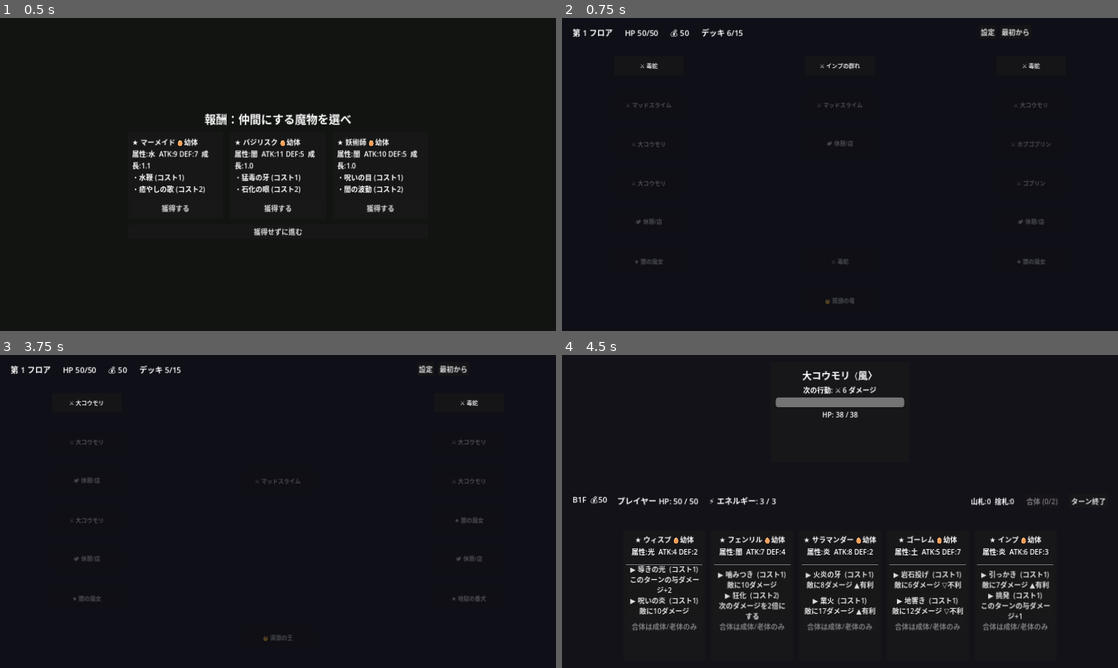
Above: before the commit, frames 1-4 (two rows, left to right).
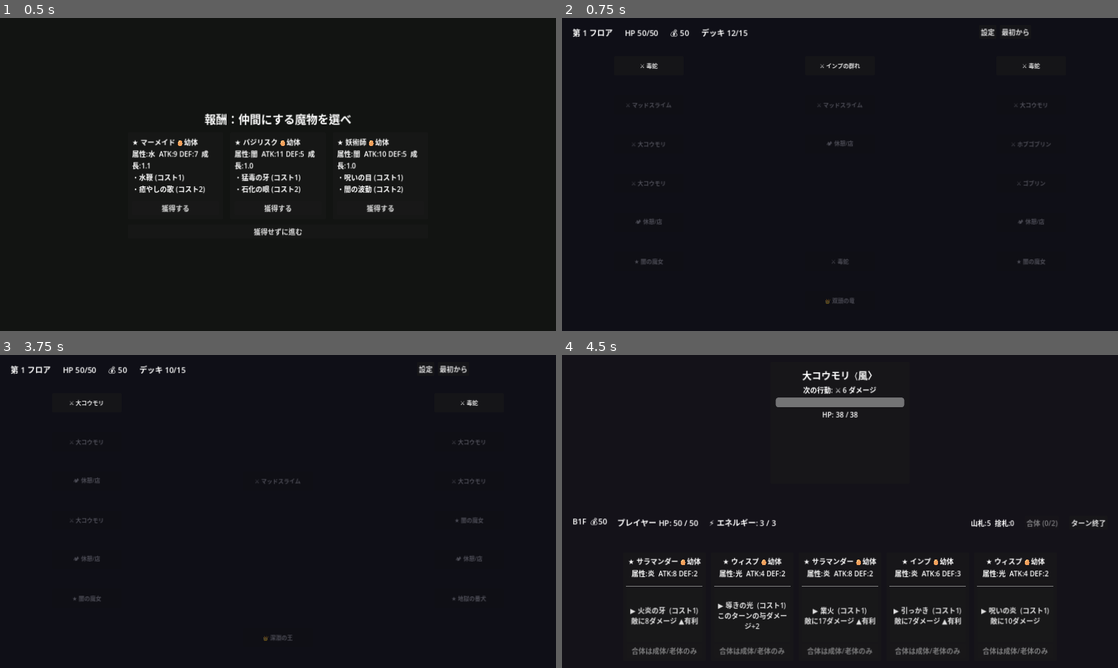
Above: after the commit, the same moments.

Repository: bakery48/mortal-pact
Game: Godot game, scene res://scenes/ui/reward.tscn
Two runs of this game, one before a commit and one after it. Both use one fixed random seed, a clock stepped at 60 frames per second and the inputs below. This scene is started directly instead of the project's main scene.
Inputs:
- Up to frame 1 (0.5 s): no input
- Up to frame 2 (0.75 s): click "獲得する" at 0.5 s
- Up to frame 3 (3.75 s): click "設定" at 1.25 s; click "フルスクリーン" at 2 s; click "戻る" at 2.75 s; click "最初から" at 3.5 s
- Up to frame 4 (4.5 s): click "⚔ 大コウモリ" at 4.25 s

Frame 1 is identical in both runs. In frame 2, less than 0.1% of the frame differs, in the area x 29-34%, y 3-6%; in frame 3, less than 0.1%; in frame 4, 9.4%, in the area x 2-98%, y 44-96%.

Commit message:
戦闘をスキルカード制に作り替え
- デッキを「スキルカード」単位に変更（SkillCard: monster+command）
  1モンスター=所持スキル数ぶんのカードとして山札に展開
- 手札5枚はどのモンスターのどのスキルを引くか運次第
- 使用は該当スキルカード1枚のみ捨札へ。EXP/成長/ATK/DEF/属性はモンスター単位で共有
- 消滅でそのモンスターの全スキルカードを除外＋Run.deckからも除去
- 合体はモンスター単位で選択（同モンスターの複数カードは同一視）、子孫のスキルカードを手札に追加
- カードUIを単一スキル表示＋毎フレーム実値更新（成長が即反映）
- デッキ上限をスキルカード枚数(15)で管理、reward/shop/map/title/resultの表示を更新
- on_battle_won は HP のみ受け取りに変更（デッキは戦闘中に直接更新）

https://claude.ai/code/session_01SGpNd8xjjtE9S1hYpNHnwi

Diff:
--- a/scenes/battle/battle_manager.gd
+++ b/scenes/battle/battle_manager.gd
@@ -39,8 +39,8 @@
 var _end_turn_button: Button
 var _fuse_button: Button
 
-## 合体候補として選択中のカード（最大2枚）。
-var _fusion_selection: Array[CardUI] = []
+## 合体候補として選択中のモンスター（最大2体）。
+var _fusion_selection: Array[MonsterData] = []
 
 func _ready() -> void:
 	# ランから直接バトルを起動した場合のフォールバック（単体テスト用）。
@@ -181,58 +181,68 @@
 	double_next = false
 	player_block = 0
 
-	# 手札を HAND_SIZE まで補充。
+	# 手札を HAND_SIZE まで補充（どのモンスターのどのスキルかは運次第）。
 	for i in range(HAND_SIZE):
-		var monster := deck.draw_card()
-		if monster == null:
+		var sc := deck.draw_card()
+		if sc == null:
 			break
-		_add_card_to_hand(monster)
+		_add_card_to_hand(sc)
 
 	# 敵の次の行動は敵ターン終了時に予告済み（plan_next）。
 	_refresh()
 
-func _add_card_to_hand(monster: MonsterData) -> void:
+func _add_card_to_hand(sc: SkillCard) -> void:
 	var card := CardScene.instantiate() as CardUI
-	card.data = monster
+	card.monster = sc.monster
+	card.command = sc.command
+	card.source = sc
 	card.enemy_element = enemy.element # 相性表示のため敵の属性を渡す
 	_hand_container.add_child(card)
 	card.command_selected.connect(_on_command_selected)
 	card.fusion_toggled.connect(_on_fusion_toggled)
 
-func _on_command_selected(card: CardUI, cmd: CommandData) -> void:
+func _on_command_selected(card: CardUI) -> void:
 	if battle_over:
 		return
-	var cost := card.data.effective_cost(cmd)
+	var monster := card.monster
+	var cmd := card.command
+	var cost := monster.effective_cost(cmd)
 	if energy < cost:
 		return
 
 	energy -= cost
-	_apply_command(card.data, cmd)
+	_apply_command(monster, cmd)
 	Audio.play_se("attack" if cmd.effect == CommandData.Effect.DAMAGE else "select")
 
-	# 使用するたびに EXP（=成長速度分）を蓄積し、ライフサイクルを進める。
-	var monster_name := card.data.monster_name
-	var grew := card.data.gain_exp(card.data.growth_speed)
-	if grew and not card.data.is_dead():
+	# 使用するたびに、そのモンスターが EXP（=成長速度分）を得て成長する。
+	var grew := monster.gain_exp(monster.growth_speed)
+	if grew and not monster.is_dead():
 		Audio.play_se("grow")
-		_flash_message("%s は %s に成長した！" % [monster_name, card.data.stage_label()])
-
-	# 合体候補に選ばれていたカードなら選択を解除しておく。
-	_deselect_fusion(card)
-
-	if card.data.is_dead():
-		# 消滅：デッキから完全に除外し、捨札にも戻さない。
-		deck.remove_card(card.data)
-		_flash_message("%s は老いて消滅した…" % monster_name)
-	else:
-		# 通常使用：捨札へ送る。
-		deck.discard_card(card.data)
+		_flash_message("%s は %s に成長した！" % [monster.monster_name, monster.stage_label()])
+
+	# 使ったスキルカードは捨札へ。
+	deck.discard_card(card.source)
 	card.queue_free()
+
+	# 消滅したら、そのモンスターのスキルカードを全て除外する。
+	if monster.is_dead():
+		_kill_monster(monster)
 
 	if enemy.is_dead():
 		_win()
 		return
 	_refresh()
+
+## モンスターを消滅させ、デッキ・手札からスキルカードを一掃する。
+func _kill_monster(monster: MonsterData) -> void:
+	deck.remove_monster(monster)
+	Run.deck.erase(monster)
+	_fusion_selection.erase(monster)
+	for child in _hand_container.get_children():
+		if child is CardUI and (child as CardUI).monster == monster:
+			child.queue_free()
+	_flash_message("%s は老いて消滅した…" % monster.monster_name)
+	_update_fuse_button()
 
 func _apply_command(card_data: MonsterData, cmd: CommandData) -> void:
 	var p := card_data.effective_power(cmd)
@@ -329,21 +339,23 @@
 func _on_fusion_toggled(card: CardUI) -> void:
 	if battle_over:
 		return
-	if card in _fusion_selection:
-		_deselect_fusion(card)
+	var m := card.monster
+	if not m.can_fuse():
+		return
+	if m in _fusion_selection:
+		_fusion_selection.erase(m)
 	elif _fusion_selection.size() < 2:
-		_fusion_selection.append(card)
-		card.set_fusion_selected(true)
-	else:
-		# すでに2枚選択済み。トグルを元に戻す。
-		card.set_fusion_selected(false)
+		_fusion_selection.append(m)
+	# すでに2体選択済みで別モンスターなら無視（下で見た目を戻す）。
+	_update_fusion_visuals()
 	_update_fuse_button()
 
-func _deselect_fusion(card: CardUI) -> void:
-	if card in _fusion_selection:
-		_fusion_selection.erase(card)
-		card.set_fusion_selected(false)
-		_update_fuse_button()
+## 各カードの選択ハイライトを、選択中モンスター集合に合わせて更新する。
+func _update_fusion_visuals() -> void:
+	for child in _hand_container.get_children():
+		if child is CardUI:
+			var c := child as CardUI
+			c.set_fusion_selected(c.monster in _fusion_selection)
 
 func _update_fuse_button() -> void:
 	if _fuse_button == null:
@@ -357,10 +369,10 @@
 	_open_fusion_dialog(_fusion_selection[0], _fusion_selection[1])
 
 ## 継承スキルを選ぶモーダルを開く。
-func _open_fusion_dialog(card_a: CardUI, card_b: CardUI) -> void:
-	var element := MonsterFactory.choose_child_element(card_a.data, card_b.data)
-	var max_inherit := MonsterFactory.max_inheritable(card_a.data, card_b.data)
-	var pool := MonsterFactory.inheritable_pool(card_a.data, card_b.data)
+func _open_fusion_dialog(mon_a: MonsterData, mon_b: MonsterData) -> void:
+	var element := MonsterFactory.choose_child_element(mon_a, mon_b)
+	var max_inherit := MonsterFactory.max_inheritable(mon_a, mon_b)
+	var pool := MonsterFactory.inheritable_pool(mon_a, mon_b)
 	var innate := MonsterFactory.element_innate_kit(element)
 	var chosen: Array[CommandData] = []
 
@@ -394,7 +406,7 @@
 	vbox.add_child(title)
 
 	var elem_label := Label.new()
-	elem_label.text = "子孫の属性: %s ／ 固有スキル3つ＋継承 最大%d" % [String(MonsterData.ELEMENT_LABEL[element]), max_inherit]
+	elem_label.text = "子孫の属性: %s ／ 固有スキル2つ＋継承 最大%d" % [String(MonsterData.ELEMENT_LABEL[element]), max_inherit]
 	elem_label.modulate = Color(0.8, 0.85, 0.95)
 	vbox.add_child(elem_label)
 
@@ -420,7 +432,7 @@
 		vbox.add_child(btn)
 	if pool.is_empty():
 		var none_label := Label.new()
-		none_label.text = "継承できるスキルがありません（固有3つで誕生）"
+		none_label.text = "継承できるスキルがありません（固有2つで誕生）"
 		none_label.modulate = Color(0.7, 0.7, 0.7)
 		vbox.add_child(none_label)
 
@@ -438,15 +450,15 @@
 
 	var confirm := Button.new()
 	confirm.text = "合体する"
-	confirm.pressed.connect(_on_fusion_confirm.bind(card_a, card_b, element, chosen, overlay))
+	confirm.pressed.connect(_on_fusion_confirm.bind(mon_a, mon_b, element, chosen, overlay))
 	buttons.add_child(confirm)
 
 	count_label.text = "継承 0 / %d" % max_inherit
 
-func _on_fusion_confirm(card_a: CardUI, card_b: CardUI, element: int, chosen: Array, overlay: Control) -> void:
-	var child := MonsterFactory.make_child(card_a.data, card_b.data, element, chosen)
+func _on_fusion_confirm(mon_a: MonsterData, mon_b: MonsterData, element: int, chosen: Array, overlay: Control) -> void:
+	var child := MonsterFactory.make_child(mon_a, mon_b, element, chosen)
 	overlay.queue_free()
-	_commit_fusion(card_a, card_b, child)
+	_commit_fusion(mon_a, mon_b, child)
 
 func _on_inherit_toggled(pressed: bool, cmd: CommandData, btn: Button, chosen: Array, max_inherit: int, count_label: Label) -> void:
 	if pressed:
@@ -459,19 +471,27 @@
 	count_label.text = "継承 %d / %d" % [chosen.size(), max_inherit]
 
 ## 合体を確定し、両親を消滅させ子孫を手札に加える。
-func _commit_fusion(card_a: CardUI, card_b: CardUI, child: MonsterData) -> void:
-	deck.remove_card(card_a.data)
-	deck.remove_card(card_b.data)
-	card_a.queue_free()
-	card_b.queue_free()
+func _commit_fusion(mon_a: MonsterData, mon_b: MonsterData, child: MonsterData) -> void:
+	# 両親のスキルカードをデッキ・手札から除去。
+	deck.remove_monster(mon_a)
+	deck.remove_monster(mon_b)
+	Run.deck.erase(mon_a)
+	Run.deck.erase(mon_b)
+	for node in _hand_container.get_children():
+		if node is CardUI and (node as CardUI).monster in [mon_a, mon_b]:
+			node.queue_free()
 	_fusion_selection.clear()
 
-	deck.hand.append(child)
-	_add_card_to_hand(child)
+	# 子孫をデッキに加え、そのスキルカードを手札に出す。
+	Run.deck.append(child)
+	for sc in deck.add_monster_to_hand(child):
+		_add_card_to_hand(sc)
 
 	Audio.play_se("fuse")
 	_flash_message("合体！ %s（%s %s）が誕生した" % [child.monster_name, child.rarity_label(), child.element_label()])
+	_update_fusion_visuals()
 	_update_fuse_button()
+	_refresh()
 	_refresh()
 
 # --- 表示更新・終了処理 -----------------------------------------------------
@@ -513,9 +533,9 @@
 	_message_label.add_theme_color_override("font_color", Color(0.6, 1.0, 0.6))
 	_end_battle_input()
 	Audio.play_se("win")
-	# 生き残ったデッキとHPをランへ書き戻し、報酬画面へ。
+	# HPをランへ書き戻し、報酬画面へ（デッキ＝モンスターは戦闘中に直接更新済み）。
 	await get_tree().create_timer(1.0).timeout
-	Run.on_battle_won(deck.surviving_cards(), player_hp)
+	Run.on_battle_won(player_hp)
 
 func _lose() -> void:
 	battle_over = true
--- a/scenes/battle/card.gd
+++ b/scenes/battle/card.gd
@@ -1,25 +1,31 @@
 class_name CardUI
 extends PanelContainer
 
-## 手札に並ぶ魔物カード1枚のUI。
-## battle_manager が data をセットしてから add_child することで _ready で描画する。
-## 表示は data の現在の成長段階に応じた実効値（effective_*）を反映する。
+## 手札に並ぶ1枚の「スキルカード」のUI。所属モンスター＋1スキルを表示する。
+## 同じモンスターの別スキルは別カードとして並ぶ。
+## battle_manager が monster / command をセットしてから add_child する。
 
-signal command_selected(card: CardUI, command: CommandData)
-## 合体候補としての選択トグル（成体のみ選択可能）。
+signal command_selected(card: CardUI)
+## 合体候補としての選択トグル（成体・老体のみ）。
 signal fusion_toggled(card: CardUI)
 
-var data: MonsterData
-## このバトルの敵の属性（相性表示用）。battle_manager がセットする。
+var monster: MonsterData
+var command: CommandData
+## 山札側の対応エントリ（捨札へ送る際に使う）。
+var source: SkillCard
+## このバトルの敵の属性（相性表示用）。
 var enemy_element: int = MonsterData.Element.NONE
 
-var _command_buttons: Array[Button] = []
+var _title: Label
+var _stats: Label
+var _exp_bar: ProgressBar
+var _cmd_button: Button
 var _select_button: Button
 var _selected := false
 
 func _ready() -> void:
-	custom_minimum_size = Vector2(190, 300)
-	if data != null:
+	custom_minimum_size = Vector2(190, 250)
+	if monster != null and command != null:
 		_build()
 
 func _build() -> void:
@@ -34,54 +40,54 @@
 	vbox.add_theme_constant_override("separation", 4)
 	margin.add_child(vbox)
 
-	var title := Label.new()
-	title.text = "%s %s %s" % [data.rarity_label(), data.monster_name, data.stage_label()]
-	title.horizontal_alignment = HORIZONTAL_ALIGNMENT_CENTER
-	title.autowrap_mode = TextServer.AUTOWRAP_WORD_SMART
-	vbox.add_child(title)
+	_title = Label.new()
+	_title.horizontal_alignment = HORIZONTAL_ALIGNMENT_CENTER
+	_title.autowrap_mode = TextServer.AUTOWRAP_WORD_SMART
+	vbox.add_child(_title)
 
-	var stats := Label.new()
-	stats.text = "属性:%s  ATK:%d DEF:%d" % [data.element_label(), data.effective_attack(), data.effective_defense()]
-	stats.horizontal_alignment = HORIZONTAL_ALIGNMENT_CENTER
-	vbox.add_child(stats)
+	_stats = Label.new()
+	_stats.horizontal_alignment = HORIZONTAL_ALIGNMENT_CENTER
+	vbox.add_child(_stats)
 
-	# EXP バー（次の段階までの進捗）
-	var exp_bar := ProgressBar.new()
-	exp_bar.max_value = 1.0
-	exp_bar.value = data.exp_progress()
-	exp_bar.show_percentage = false
-	exp_bar.custom_minimum_size = Vector2(0, 8)
-	vbox.add_child(exp_bar)
+	_exp_bar = ProgressBar.new()
+	_exp_bar.max_value = 1.0
+	_exp_bar.show_percentage = false
+	_exp_bar.custom_minimum_size = Vector2(0, 8)
+	vbox.add_child(_exp_bar)
 
 	vbox.add_child(HSeparator.new())
 
-	for cmd in data.commands:
-		var btn := Button.new()
-		var cost := data.effective_cost(cmd)
-		btn.text = "▶ %s  (コスト%d)\n%s" % [cmd.command_name, cost, _command_text(cmd)]
-		btn.autowrap_mode = TextServer.AUTOWRAP_WORD_SMART
-		btn.set_meta("cost", cost)
-		btn.pressed.connect(func() -> void: command_selected.emit(self, cmd))
-		vbox.add_child(btn)
-		_command_buttons.append(btn)
+	_cmd_button = Button.new()
+	_cmd_button.autowrap_mode = TextServer.AUTOWRAP_WORD_SMART
+	_cmd_button.size_flags_vertical = Control.SIZE_EXPAND_FILL
+	_cmd_button.pressed.connect(func() -> void: command_selected.emit(self))
+	vbox.add_child(_cmd_button)
 
-	# 合体候補の選択ボタン（成体のみ有効）
 	_select_button = Button.new()
 	_select_button.toggle_mode = true
-	if data.can_fuse():
-		_select_button.text = "合体候補にする"
+	_select_button.pressed.connect(func() -> void: fusion_toggled.emit(self))
+	vbox.add_child(_select_button)
+
+	_refresh_texts()
+
+## モンスターの現在状態に合わせて表示を更新する。
+func _refresh_texts() -> void:
+	_title.text = "%s %s %s" % [monster.rarity_label(), monster.monster_name, monster.stage_label()]
+	_stats.text = "属性:%s  ATK:%d DEF:%d" % [monster.element_label(), monster.effective_attack(), monster.effective_defense()]
+	_exp_bar.value = monster.exp_progress()
+	_cmd_button.text = "▶ %s  (コスト%d)\n%s" % [command.command_name, monster.effective_cost(command), _command_text()]
+	if monster.can_fuse():
+		if not _selected:
+			_select_button.text = "合体候補にする"
 	else:
 		_select_button.text = "合体は成体/老体のみ"
 		_select_button.disabled = true
-	_select_button.pressed.connect(func() -> void: fusion_toggled.emit(self))
-	vbox.add_child(_select_button)
 
-## コマンドの効果説明を、現在の段階の実効値（威力＋ステータス補正）で生成する。
-func _command_text(cmd: CommandData) -> String:
-	var p := data.effective_power(cmd)
-	match cmd.effect:
+func _command_text() -> String:
+	var p := monster.effective_power(command)
+	match command.effect:
 		CommandData.Effect.DAMAGE:
-			return "敵に%dダメージ%s" % [data.command_value(cmd), _affinity_mark()]
+			return "敵に%dダメージ%s" % [monster.command_value(command), _affinity_mark()]
 		CommandData.Effect.BUFF_ATK:
 			return "このターンの与ダメージ+%d" % p
 		CommandData.Effect.DOUBLE_NEXT:
@@ -89,48 +95,47 @@
 		CommandData.Effect.HEAL:
 			return "HPを%d回復" % p
 		CommandData.Effect.GUARD:
-			return "ブロック%dを得る" % data.command_value(cmd)
+			return "ブロック%dを得る" % monster.command_value(command)
 		CommandData.Effect.PIERCE:
-			return "防御無視で%dダメージ%s" % [data.command_value(cmd), _affinity_mark()]
+			return "防御無視で%dダメージ%s" % [monster.command_value(command), _affinity_mark()]
 		CommandData.Effect.WEAKEN:
 			return "敵の攻撃力-%d" % p
 		CommandData.Effect.ENERGY:
-			return "エネルギー+%d" % cmd.power
+			return "エネルギー+%d" % command.power
 		CommandData.Effect.POISON:
 			return "敵に毒%dを付与" % p
 		CommandData.Effect.BURN:
-			return "敵を%dターン炎上(被ダメ1.5倍)" % cmd.power
+			return "敵を%dターン炎上(被ダメ1.5倍)" % command.power
 		CommandData.Effect.FREEZE:
-			return "敵を%d回凍結させる" % cmd.power
+			return "敵を%d回凍結させる" % command.power
 		CommandData.Effect.REGEN:
 			return "再生%dを得る(毎ターン回復)" % p
-	return cmd.description
+	return command.description
 
-## 現在の敵に対する属性相性の印。
 func _affinity_mark() -> String:
-	var aff := MonsterData.affinity(data.elements, enemy_element)
+	var aff := MonsterData.affinity(monster.elements, enemy_element)
 	if aff > 1.0:
 		return " ▲有利"
 	if aff < 1.0:
 		return " ▽不利"
 	return ""
 
-## 現在のエネルギーに応じて、払えないコマンドのボタンを無効化する。
+## 現在のエネルギーに応じて表示と使用可否を更新する。
 func refresh(energy: int) -> void:
-	for btn in _command_buttons:
-		btn.disabled = int(btn.get_meta("cost")) > energy
+	_refresh_texts()
+	_cmd_button.disabled = monster.effective_cost(command) > energy
 
-## 合体候補としての選択状態を反映する（battle_manager から呼ばれる）。
+## 合体候補としての選択状態を反映する。
 func set_fusion_selected(value: bool) -> void:
 	_selected = value
 	if _select_button != null:
 		_select_button.button_pressed = value
-		_select_button.text = "✔ 合体候補" if value else "合体候補にする"
+		if monster.can_fuse():
+			_select_button.text = "✔ 合体候補" if value else "合体候補にする"
 	modulate = Color(1.0, 0.9, 0.4) if value else Color.WHITE
 
-## 勝敗確定時など、入力を完全に止める。
 func disable_all() -> void:
-	for btn in _command_buttons:
-		btn.disabled = true
+	if _cmd_button != null:
+		_cmd_button.disabled = true
 	if _select_button != null:
 		_select_button.disabled = true
--- a/scenes/map/map.gd
+++ b/scenes/map/map.gd
@@ -21,7 +21,7 @@
 
 	var header := Label.new()
 	header.text = "第 %d フロア      HP %d/%d      💰 %d      デッキ %d/%d" % [
-		Run.current_floor, Run.player_hp, Run.player_max_hp, Run.gold, Run.deck.size(), Run.DECK_LIMIT,
+		Run.current_floor, Run.player_hp, Run.player_max_hp, Run.gold, Run.deck_card_count(), Run.DECK_LIMIT,
 	]
 	header.position = Vector2(24, 20)
 	header.add_theme_font_size_override("font_size", 18)
--- a/scenes/ui/result.gd
+++ b/scenes/ui/result.gd
@@ -43,7 +43,7 @@
 
 	var info := Label.new()
 	info.horizontal_alignment = HORIZONTAL_ALIGNMENT_CENTER
-	info.text = "到達フロア: %d    所持金: %d    デッキ: %d枚" % [Run.current_floor, Run.gold, Run.deck.size()]
+	info.text = "到達フロア: %d    所持金: %d    デッキ: %d枚" % [Run.current_floor, Run.gold, Run.deck_card_count()]
 	vbox.add_child(info)
 
 	var btn_box := CenterContainer.new()
--- a/scenes/ui/reward.gd
+++ b/scenes/ui/reward.gd
@@ -30,9 +30,9 @@
 	title.add_theme_font_size_override("font_size", 26)
 	vbox.add_child(title)
 
-	if not Run.can_add_card():
+	if not Run.can_add(2):
 		var warn := Label.new()
-		warn.text = "デッキが上限（%d枚）です。獲得するには合体で減らす必要があります。" % Run.DECK_LIMIT
+		warn.text = "デッキが上限（%d枚）に近いです。獲得には合体で枠を空ける必要があるかも。" % Run.DECK_LIMIT
 		warn.horizontal_alignment = HORIZONTAL_ALIGNMENT_CENTER
 		warn.modulate = Color(1.0, 0.7, 0.5)
 		vbox.add_child(warn)
@@ -73,7 +73,7 @@
 
 	var pick := Button.new()
 	pick.text = "獲得する"
-	pick.disabled = not Run.can_add_card()
+	pick.disabled = not Run.can_add(monster.commands.size())
 	pick.pressed.connect(func() -> void: _on_pick(monster))
 	vbox.add_child(pick)
 
--- a/scenes/ui/shop.gd
+++ b/scenes/ui/shop.gd
@@ -107,7 +107,7 @@
 	_status_label.text = "休憩した（HP +%d）" % healed
 
 func _on_buy(monster: MonsterData, panel: PanelContainer) -> void:
-	if Run.gold < Run.SHOP_CARD_COST or not Run.can_add_card():
+	if Run.gold < Run.SHOP_CARD_COST or not Run.can_add(monster.commands.size()):
 		return
 	Audio.play_se("coin")
 	Run.gold -= Run.SHOP_CARD_COST
@@ -118,7 +118,7 @@
 
 func _refresh() -> void:
 	_status_label.text = "HP %d/%d    💰 %d    デッキ %d/%d枚" % [
-		Run.player_hp, Run.player_max_hp, Run.gold, Run.deck.size(), Run.DECK_LIMIT,
+		Run.player_hp, Run.player_max_hp, Run.gold, Run.deck_card_count(), Run.DECK_LIMIT,
 	]
 	if _rested or Run.player_hp >= Run.player_max_hp:
 		_rest_button.text = "休憩済み" if _rested else "HP満タン"
@@ -126,6 +126,6 @@
 	else:
 		_rest_button.text = "休憩する（HP +%d）" % roundi(Run.player_max_hp * Run.REST_HEAL_RATIO)
 		_rest_button.disabled = false
-	var affordable := Run.gold >= Run.SHOP_CARD_COST and Run.can_add_card()
+	var affordable := Run.gold >= Run.SHOP_CARD_COST and Run.can_add(2)
 	for r in _offer_rows:
 		(r["button"] as Button).disabled = not affordable
--- a/scenes/ui/title.gd
+++ b/scenes/ui/title.gd
@@ -43,7 +43,7 @@
 	vbox.add_child(spacer)
 
 	if Run.has_save():
-		var cont := _make_button("つづきから（B%dF / デッキ%d枚）" % [Run.current_floor, Run.deck.size()])
+		var cont := _make_button("つづきから（B%dF / デッキ%d枚）" % [Run.current_floor, Run.deck_card_count()])
 		cont.pressed.connect(Run.continue_game)
 		vbox.add_child(cont)
 
--- a/scripts/deck_manager.gd
+++ b/scripts/deck_manager.gd
@@ -1,58 +1,32 @@
 class_name DeckManager
 extends RefCounted
 
-## デッキ操作を担当。山札・手札・捨札を管理する。
-## 設計書の「使ったカードは山札の一番下へ」を踏まえ、
-## 使用カードは捨札に送り、山札が尽きたら捨札を再シャッフルして補充する。
+## 戦闘中のデッキ操作を担当。山札・手札・捨札を「スキルカード」単位で管理する。
+## 1モンスターは所持コマンド数ぶんのスキルカードとして展開される
+## （どのモンスターのどのスキルを引くかは手札次第）。
 
-var draw_pile: Array[MonsterData] = []
-var hand: Array[MonsterData] = []
-var discard_pile: Array[MonsterData] = []
+var draw_pile: Array[SkillCard] = []
+var hand: Array[SkillCard] = []
+var discard_pile: Array[SkillCard] = []
 
 const MONSTER_DIR := "res://resources/monsters"
 
-## ラン状態が保持する既存デッキ（同一インスタンス）から戦闘用の山札を初期化する。
-## カードの実体を共有するため、成長・老化はバトルをまたいで持続する。
-func setup_from(cards: Array[MonsterData]) -> void:
+## モンスター群から、各コマンドを1枚のスキルカードに展開して山札を作る。
+func setup_from(monsters: Array[MonsterData]) -> void:
 	draw_pile.clear()
 	hand.clear()
 	discard_pile.clear()
-	draw_pile.assign(cards)
+	for m in monsters:
+		for c in m.commands:
+			draw_pile.append(SkillCard.new(m, c))
 	draw_pile.shuffle()
 
-## バトル終了時、消滅していない全カード（山札＋手札＋捨札）を集めて返す。
-## これをラン状態のデッキに書き戻すことでデッキの継続性を保つ。
-func surviving_cards() -> Array[MonsterData]:
-	var result: Array[MonsterData] = []
-	result.append_array(draw_pile)
-	result.append_array(hand)
-	result.append_array(discard_pile)
-	return result
-
-## 初期デッキを生成する。resources/monsters/*.tres を優先し、無ければコード生成。
-static func load_monster_resources() -> Array[MonsterData]:
-	var result: Array[MonsterData] = []
-	var dir := DirAccess.open(MONSTER_DIR)
-	if dir != null:
-		for file_name in dir.get_files():
-			# エディタ外（エクスポート後）では .tres が .remap になる場合があるため両対応。
-			var clean := file_name.trim_suffix(".remap")
-			if clean.ends_with(".tres") or clean.ends_with(".res"):
-				var res := load(MONSTER_DIR + "/" + clean)
-				if res is MonsterData:
-					# 各カードは独立インスタンスにする（個別に成長するため）。
-					result.append((res as MonsterData).duplicate(true))
-	if result.is_empty():
-		# リソースが無い場合はコードのファクトリにフォールバック。
-		result.assign(MonsterFactory.starter_monsters())
-	return result
-
-func draw_card() -> MonsterData:
+func draw_card() -> SkillCard:
 	if draw_pile.is_empty():
 		_recycle_discard()
 	if draw_pile.is_empty():
 		return null
-	var card: MonsterData = draw_pile.pop_front()
+	var card: SkillCard = draw_pile.pop_front()
 	hand.append(card)
 	return card
 
@@ -63,19 +37,50 @@
 	discard_pile.clear()
 	draw_pile.shuffle()
 
-## 使用したカードを手札から捨札へ。
-func discard_card(card: MonsterData) -> void:
+## 使用したスキルカードを手札から捨札へ。
+func discard_card(card: SkillCard) -> void:
 	hand.erase(card)
 	discard_pile.append(card)
-
-## 消滅した魔物をデッキから完全に除外する（捨札にも戻さない）。
-func remove_card(card: MonsterData) -> void:
-	hand.erase(card)
-	draw_pile.erase(card)
-	discard_pile.erase(card)
 
 ## ターン終了時、手札に残ったカードをまとめて捨札へ。
 func discard_hand() -> void:
 	for card in hand:
 		discard_pile.append(card)
 	hand.clear()
+
+## 指定モンスターのスキルカードを全ての山から除去する（消滅・合体時）。
+func remove_monster(monster: MonsterData) -> void:
+	_purge(draw_pile, monster)
+	_purge(hand, monster)
+	_purge(discard_pile, monster)
+
+func _purge(pile: Array[SkillCard], monster: MonsterData) -> void:
+	var i := pile.size() - 1
+	while i >= 0:
+		if pile[i].monster == monster:
+			pile.remove_at(i)
+		i -= 1
+
+## モンスターのスキルカードを手札に直接加える（合体直後など）。
+func add_monster_to_hand(monster: MonsterData) -> Array[SkillCard]:
+	var added: Array[SkillCard] = []
+	for c in monster.commands:
+		var sc := SkillCard.new(monster, c)
+		hand.append(sc)
+		added.append(sc)
+	return added
+
+## 初期デッキを生成する。resources/monsters/*.tres を優先し、無ければコード生成。
+static func load_monster_resources() -> Array[MonsterData]:
+	var result: Array[MonsterData] = []
+	var dir := DirAccess.open(MONSTER_DIR)
+	if dir != null:
+		for file_name in dir.get_files():
+			var clean := file_name.trim_suffix(".remap")
+			if clean.ends_with(".tres") or clean.ends_with(".res"):
+				var res := load(MONSTER_DIR + "/" + clean)
+				if res is MonsterData:
+					result.append((res as MonsterData).duplicate(true))
+	if result.is_empty():
+		result.assign(MonsterFactory.starter_monsters())
+	return result
--- a/scripts/run_state.gd
+++ b/scripts/run_state.gd
@@ -225,8 +225,8 @@
 
 # --- バトル結果 -------------------------------------------------------------
 
-func on_battle_won(remaining_deck: Array[MonsterData], hp: int) -> void:
-	deck.assign(remaining_deck)
+func on_battle_won(hp: int) -> void:
+	# デッキ（モンスター）の成長・消滅・合体は戦闘中に直接反映済み。HPと報酬のみ処理。
 	player_hp = hp
 	if current_encounter.has("gold"):
 		gold += int(current_encounter["gold"])
@@ -239,11 +239,19 @@
 
 # --- デッキ操作（報酬・ショップ用） -----------------------------------------
 
-func can_add_card() -> bool:
-	return deck.size() < DECK_LIMIT
+## デッキの総スキルカード枚数（各モンスターの所持コマンド数の合計）。
+func deck_card_count() -> int:
+	var n := 0
+	for m in deck:
+		n += m.commands.size()
+	return n
+
+## skill_count 枚を追加してもデッキ上限以内か。
+func can_add(skill_count: int) -> bool:
+	return deck_card_count() + skill_count <= DECK_LIMIT
 
 func add_card(card: MonsterData) -> bool:
-	if not can_add_card():
+	if not can_add(card.commands.size()):
 		return false
 	deck.append(card)
 	return true
--- /dev/null
+++ b/scripts/skill_card.gd
@@ -0,0 +1,14 @@
+class_name SkillCard
+extends RefCounted
+
+## デッキを構成する1枚の「スキルカード」。
+## どのモンスター（owner）のどのコマンド（skill）かを保持する。
+## EXP・成長段階・ATK/DEF・属性は owner モンスターが持ち、同じモンスターの
+## 複数スキルカードで共有される。
+
+var monster: MonsterData
+var command: CommandData
+
+func _init(m: MonsterData = null, c: CommandData = null) -> void:
+	monster = m
+	command = c
Not shown, changed: README.md
Not shown, changed: game_design.html
